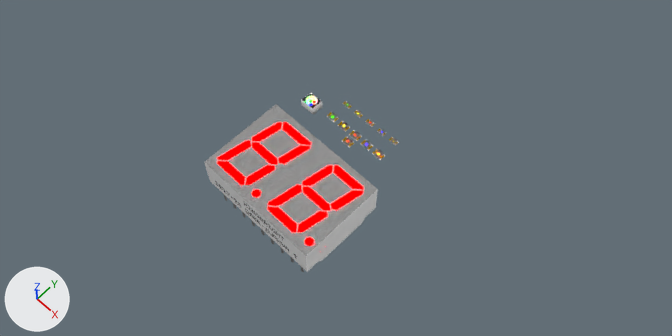
One commit to the Blender file components/leds.blend: the scene before it, then after it.
One viewpoint serves both versions: the file's camera 'Camera'. The axes (+X, +Y, +Z) are drawn at lower left. The lights are the same throughout.

Before the edit, the objects in view are built like this:
```python
ob_da56_51surkwa = bpy.data.objects.new('DA56-51SURKWA', me_da56_51surkwa)
ob_da56_51surkwa.location = (-23.0, -77.4, 0.0)
ob_kp_2012surck = bpy.data.objects.new('KP-2012SURCK', me_kp_2012surck)
ob_kp_2012surck.location = (-24.0, -62.0, 0.0)
ob_kp_2012surck.scale = (1.0, 1.0, 0.4)
ob_kphcm_2012cgck = bpy.data.objects.new('KPHCM-2012CGCK', me_kphcm_2012cgck)
ob_kphcm_2012cgck.location = (-30.0, -60.0, 0.0)
ob_kphcm_2012cgck.scale = (1.0, 1.0, 0.4)
ob_kphcm_2012pbc_a = bpy.data.objects.new('KPHCM-2012PBC-A', me_kphcm_2012pbc_a)
ob_kphcm_2012pbc_a.location = (-21.0, -60.0, 0.0)
ob_kphcm_2012pbc_a.scale = (1.0, 1.0, 0.4)
ob_kphcm_2012surck = bpy.data.objects.new('KPHCM-2012SURCK', me_kphcm_2012surck)
ob_kphcm_2012surck.location = (-24.0, -60.0, 0.0)
ob_kphcm_2012surck.scale = (1.0, 1.0, 0.4)
ob_kphcm_2012syck = bpy.data.objects.new('KPHCM-2012SYCK', me_kphcm_2012syck)
ob_kphcm_2012syck.location = (-27.0, -60.0, 0.0)
ob_kphcm_2012syck.scale = (1.0, 1.0, 0.4)
ob_kphd_1608lvcgck = bpy.data.objects.new('KPHD-1608LVCGCK', me_kphd_1608lvcgck)
ob_kphd_1608lvcgck.location = (-29.9, -56.0, 0.1)
ob_kphd_1608lvcgck.scale = (1.0, 1.0, 0.4)
ob_kphd_1608lvqbc_d = bpy.data.objects.new('KPHD-1608LVQBC-D', me_kphd_1608lvqbc_d)
ob_kphd_1608lvqbc_d.location = (-20.9, -56.0, 0.1)
ob_kphd_1608lvqbc_d.scale = (1.0, 1.0, 0.4)
ob_kphd_1608lvsyck = bpy.data.objects.new('KPHD-1608LVSYCK', me_kphd_1608lvsyck)
ob_kphd_1608lvsyck.location = (-26.9, -56.0, 0.1)
ob_kphd_1608lvsyck.scale = (1.0, 1.0, 0.4)
ob_kphd_1608seck = bpy.data.objects.new('KPHD-1608SECK', me_kphd_1608seck)
ob_kphd_1608seck.location = (-17.9, -55.8, 0.1)
ob_kphd_1608seck.scale = (1.01, 1.01, 0.405)
```
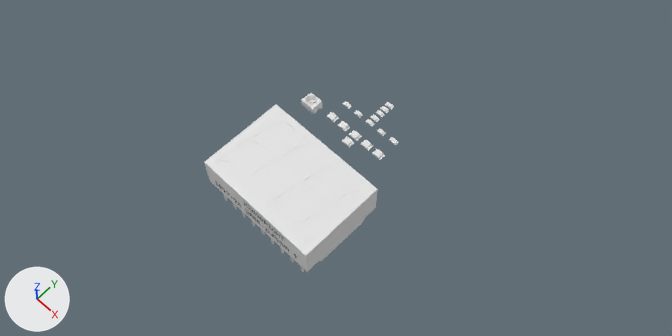
The change, as a diff of the scene's bpy script:
```diff
--- a/components/leds.blend.py
+++ b/components/leds.blend.py
@@ mat_smoked_glass @@
 mat_smoked_glass = bpy.data.materials.new('Smoked Glass')
-mat_smoked_glass.use_nodes = True; mat_smoked_glass.node_tree.nodes.clear()
-_N = mat_smoked_glass.node_tree.nodes; _L = mat_smoked_glass.node_tree.links
-n0 = _N.new('ShaderNodeOutputMaterial'); n0.name = 'Material Output'
-n1 = _N.new('ShaderNodeBsdfGlass'); n1.name = 'Glass BSDF'
-n1.distribution = 'BECKMANN'
-n1.inputs[1].default_value = 0.418  # 'Roughness'
-_L.new(n1.outputs[0], n0.inputs[0])  # 'BSDF' to 'Surface'
@@ mat_red_emitter @@
 mat_red_emitter = bpy.data.materials.new('Red Emitter')
-mat_red_emitter.use_nodes = True; mat_red_emitter.node_tree.nodes.clear()
-_N = mat_red_emitter.node_tree.nodes; _L = mat_red_emitter.node_tree.links
-n0 = _N.new('ShaderNodeOutputMaterial'); n0.name = 'Material Output'
-n1 = _N.new('ShaderNodeEmission'); n1.name = 'Emission'
-n1.inputs[0].default_value = (1.0, 0.0, 0.0, 1.0)  # 'Color', red #ff0000
-n1.inputs[1].default_value = 100.0  # 'Strength'
-_L.new(n1.outputs[0], n0.inputs[0])  # 'Emission' to 'Surface'
@@ mat_grey_plastic @@
 mat_grey_plastic = bpy.data.materials.new('Grey Plastic')
-mat_grey_plastic.use_nodes = True; mat_grey_plastic.node_tree.nodes.clear()
-_N = mat_grey_plastic.node_tree.nodes; _L = mat_grey_plastic.node_tree.links
-n0 = _N.new('ShaderNodeOutputMaterial'); n0.name = 'Material Output'
-n1 = _N.new('ShaderNodeGroup'); n1.name = 'Group'
-n1.node_tree = ng_plastic
-n1.inputs[0].default_value = (0.485, 0.485, 0.485, 1.0)  # 'Color', grey #b9b9b9
-n2 = _N.new('ShaderNodeDisplacement'); n2.name = 'Displacement'
-n2.inputs[1].default_value = 0.0  # 'Midlevel'
-n2.inputs[2].default_value = 0.1  # 'Scale'
-_L.new(n1.outputs[0], n0.inputs[0])  # 'Shader' to 'Surface'
-_L.new(n1.outputs[1], n2.inputs[0])  # 'Displacement' to 'Height'
-_L.new(n2.outputs[0], n0.inputs[2])  # 'Displacement' to 'Displacement'
@@ ob_kphd_1608seck_old @@
+ob_kphd_1608seck_old = bpy.data.objects.new('KPHD-1608SECK-old', me_kphd_1608seck.copy())  # the mesh of ob_kphd_1608seck
+ob_kphd_1608seck_old.location = (-17.9, -55.8, 0.1)
+ob_kphd_1608seck_old.scale = (1.01, 1.01, 0.405)
```

Where the change shows, as pixel boxes (x1, y1, x2, y2) in the pictures (672 x 336 px):
'DA56-51SURKWA', recoloured: (204, 104, 378, 272) in both
'ASMB-MTB0-0A3A2', recoloured: (301, 93, 323, 114) in both
'KPHCM-2012SECK', surface changed: (372, 149, 385, 160) in both
'KP-2012SURCK', surface changed, recoloured: (342, 136, 354, 148) in both
'KPHD-1608SECK', surface changed: (385, 102, 399, 145) in both
'KPHCM-2012PBC-A', surface changed: (361, 140, 373, 151) in both
'KPHCM-2012SURCK', surface changed, recoloured: (349, 130, 362, 141) in both
'KPHD-1608LVSYCK', surface changed: (354, 110, 380, 122) in both
'KPHCM-2012SYCK', surface changed: (337, 121, 350, 132) in both
'KPHD-1608LVQBC-D', surface changed: (377, 106, 389, 136) in both
'KPHCM-2012CGCK', surface changed: (326, 112, 339, 122) in both
'KPHD-1608LVCGCK', surface changed: (343, 101, 385, 117) in both
'KPHD-1608SECK-old', added: after (389, 137, 399, 145)
'KPHD-1608LVSURCK', surface changed, recoloured: (365, 119, 374, 127) in both
'KPHD-1608LVQBC-D-old', now drawn: after (377, 128, 386, 136)
'KPHD-1608LVSYCK-old', now drawn: after (354, 110, 363, 118)
'KPHD-1608LVCGCK-old', now drawn: after (343, 101, 352, 109)
